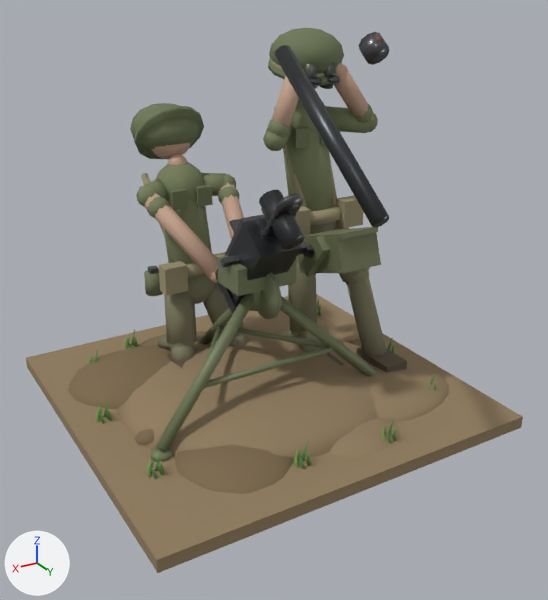
Renders of the Blender file 3d/Anti-Aircraft.blend from each side of a commit.
The view is the same before and after, from a camera (50 mm lens) standing at (0.771, 1.365, 0.918) and looking at (-0.001, 0.078, 0.274). Lighting does not change. The marker at lower left points along +X, +Y and +Z. The first picture is the older version.

The scene before the commit, as lines of its bpy script (objects in view):
```python
ob_dirtbase = bpy.data.objects.new('DirtBase', me_cube)
ob_dirtbase.location = (0.0, 0.0, 0.014)
ob_grasstuft_00 = bpy.data.objects.new('GrassTuft_00', me_cone)
ob_grasstuft_00.location = (0.313, -0.28, 0.035)
ob_grasstuft_00.rotation_euler = (0.209, 0.0, 0.0)  # degrees (12, 0, 0)
ob_grasstuft_01 = bpy.data.objects.new('GrassTuft_01', me_cone_007)
ob_grasstuft_01.location = (-0.307, 0.24, 0.035)
ob_grasstuft_01.rotation_euler = (0.209, 0.0, 0.0)  # degrees (12, 0, 0)
ob_grasstuft_02 = bpy.data.objects.new('GrassTuft_02', me_cone_014)
ob_grasstuft_02.location = (0.353, 0.2, 0.035)
ob_grasstuft_02.rotation_euler = (0.209, 0.0, 0.0)  # degrees (12, 0, 0)
ob_grasstuft_03 = bpy.data.objects.new('GrassTuft_03', me_cone_021)
ob_grasstuft_03.location = (-0.327, -0.26, 0.035)
ob_grasstuft_03.rotation_euler = (0.209, 0.0, 0.0)  # degrees (12, 0, 0)
ob_grasstuft_04 = bpy.data.objects.new('GrassTuft_04', me_cone_028)
ob_grasstuft_04.location = (0.193, -0.34, 0.035)
ob_grasstuft_04.rotation_euler = (0.209, 0.0, 0.0)  # degrees (12, 0, 0)
ob_grasstuft_05 = bpy.data.objects.new('GrassTuft_05', me_cone_035)
ob_grasstuft_05.location = (-0.107, 0.34, 0.035)
ob_grasstuft_05.rotation_euler = (0.209, 0.0, 0.0)  # degrees (12, 0, 0)
ob_m2hb_50cal = bpy.data.objects.new('M2HB_50Cal', me_cube_005)
ob_m2hb_50cal.location = (0.03, 0.072, 0.371)
ob_m63_aa_mount = bpy.data.objects.new('M63_AA_Mount', me_cylinder)
ob_m63_aa_mount.location = (0.168, 0.105, 0.177)
ob_m63_aa_mount.rotation_euler = (-3.142, -0.828, 0.314)  # degrees (-180, -47, 18)
# also in view: 'Gunner' at (0.05, -0.229, 0.338); 'Spotter' at (-0.233, -0.022, 0.421)
```
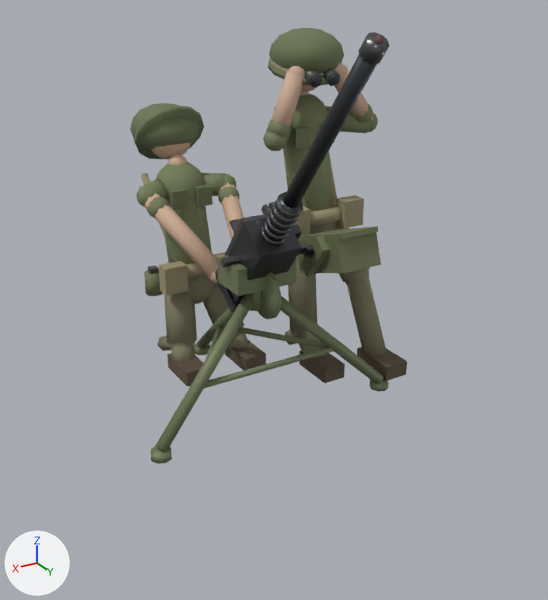
Where the newer file only moved an object's origin or applied its transform, the numbers keep the older frame.

The change in detail:
me_cube_005 is used by ob_m2hb_50cal; location (0.03, 0.072, 0.371).
me_cube_005 had 538 vertices, 425 faces and spanned x -0.156..0.083, y -0.157..0.396, z -0.122..0.468.
me_cube_005 now has 538 vertices, 425 faces and spans x -0.156..0.083, y -0.157..0.37, z -0.122..0.467.
me_cube_005 part 1: the loose piece of 20 vertices spanning x -0.015..0.015, y 0.077..0.396, z 0.173..0.432 is multiplied about its middle by the matrix ((0.0, 0.616, 0.788), (-0.788, -0.485, 0.379), (0.616, -0.621, 0.485)).
me_cube_005 part 2: 168 vertices moved from x -0.027..0.027, y 0.027..0.144, z 0.05..0.169 to x -0.027..0.027, y 0.033..0.138, z 0.051..0.168.
me_cube_005 part 3: 36 vertices moved from x -0.018..0.018, y 0.325..0.37, z 0.421..0.468 to x -0.019..0.019, y 0.324..0.37, z 0.422..0.467.
Object 'DirtBase' (ob_dirtbase) moves from (0.0, 0.0, 0.014) to (0.001, 0.003, 0.017).
Object 'DirtBase' (ob_dirtbase) is now hidden.
Object 'GrassTuft_00' (ob_grasstuft_00) is now hidden.
Object 'GrassTuft_01' (ob_grasstuft_01) is now hidden.
Object 'GrassTuft_02' (ob_grasstuft_02) is now hidden.
Object 'GrassTuft_03' (ob_grasstuft_03) is now hidden.
Object 'GrassTuft_04' (ob_grasstuft_04) is now hidden.
Object 'GrassTuft_05' (ob_grasstuft_05) is now hidden.
Object 'GrassTuft_06' (ob_grasstuft_06) is now hidden.
Object 'GrassTuft_07' (ob_grasstuft_07) is now hidden.
Object 'GrassTuft_08' (ob_grasstuft_08) is now hidden.

Location of each change, [x1, y1, x2, y2] in pixels of the pictures (548 x 600 px; the box of a moved part takes in the faces that stretch with it):
'DirtBase', hidden (brown): before [26, 294, 523, 573]
'GrassTuft_08', hidden: before [293, 442, 311, 469]
'GrassTuft_02', hidden: before [147, 451, 164, 479]
'GrassTuft_06', hidden: before [96, 399, 112, 424]
'GrassTuft_05', hidden: before [381, 418, 397, 444]
'GrassTuft_04', hidden: before [125, 329, 138, 349]
'GrassTuft_00', hidden: before [87, 349, 99, 364]
'GrassTuft_01', hidden: before [424, 374, 438, 390]
'GrassTuft_07', hidden: before [385, 337, 395, 353]
'GrassTuft_03', hidden: before [317, 299, 321, 318]
part 1 of me_cube_005, moved or reshaped: before [274, 45, 389, 227]; after [283, 55, 377, 209]
part 2 of me_cube_005, moved or reshaped: before [259, 190, 304, 249]; after [261, 192, 303, 245]
part 3 of me_cube_005, moved or reshaped: before [358, 32, 389, 65]; after [359, 32, 389, 64]
